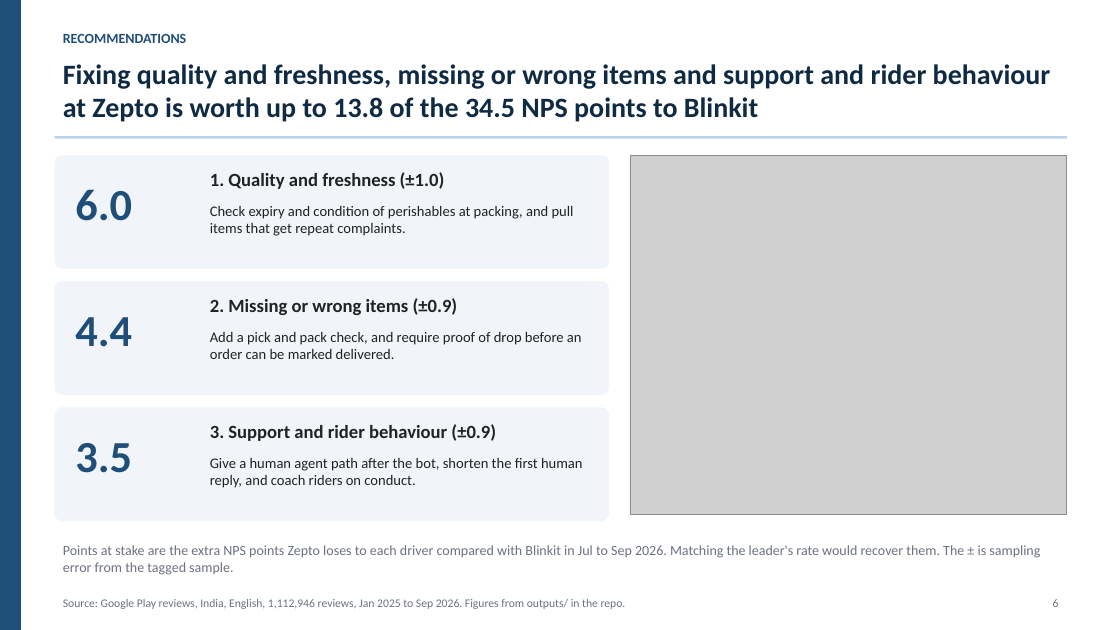
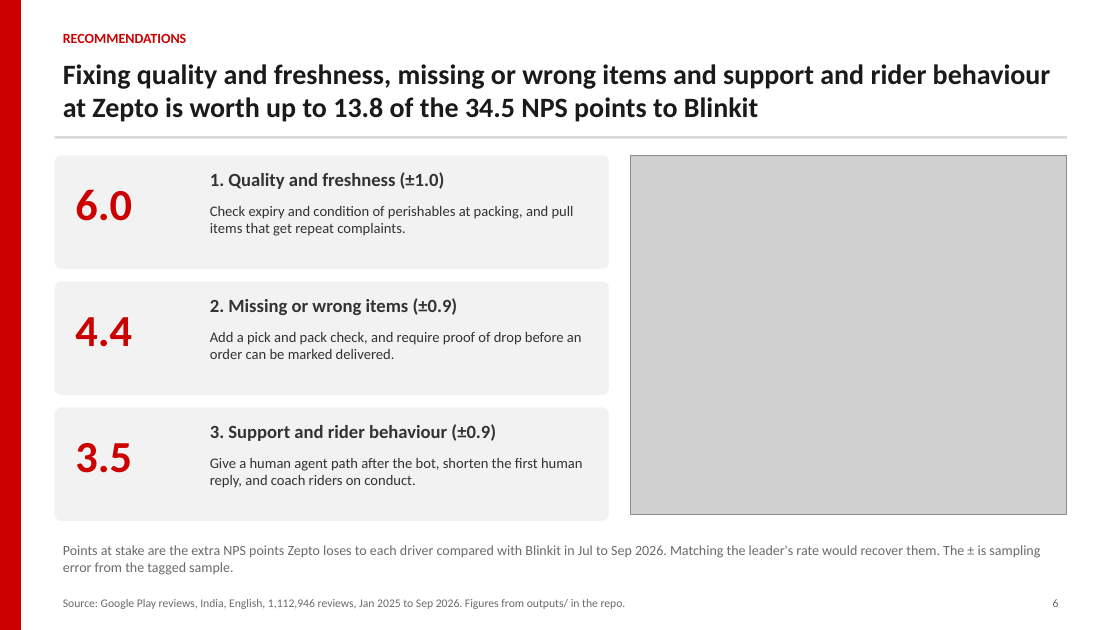
Before and after one commit to kaasyapv/Quick-Commerce-NPS-Benchmark-from-App-Reviews, a slide deck: slide 6 of deck/qcom_nps.pptx. Drawn at 1120x630 pixels with LibreOffice and Linux fonts; fonts in the diff are those of the drawing; grey boxes stand for pictures. Boxes give left, top, right and bottom in pixels: in the first picture for what was removed or moved away, otherwise in the second. Text is boxed around its words. In the diff, an @@ line names an element or a change of style, - is before the commit and + after.

```diff
--- a/deck/qcom_nps.pptx
+++ b/deck/qcom_nps.pptx
@@ rectangle at [0, 0, 21, 630]: fill #1F4E79 to #CC0000 @@
@@ text "Fixing quality and freshness, missing ..." at [63, 64, 1051, 122]: text colour #0F2A43 to #1A1A1A @@
@@ rectangle at [55, 136, 1067, 139]: fill #BBD3EA to #D9D9D9 @@
@@ fill #F1F5F9 to #F2F2F2 in 3 elements at [55, 155, 609, 269], [55, 281, 609, 395], [55, 408, 609, 521] @@
@@ text colour #1F4E79 to #CC0000 in 4 elements at [63, 33, 186, 43], [75, 189, 132, 221], [75, 317, 132, 347], [75, 443, 132, 473] @@
@@ text colour #222222 to #333333 in 6 elements at [210, 172, 445, 189], [210, 206, 574, 236], [210, 298, 458, 315], [210, 332, 582, 359], [210, 424, 496, 441], [210, 458, 583, 488] @@
@@ text colour #6B7280 to #6B6B6B in 3 elements at [63, 599, 626, 609], [1053, 599, 1059, 607], [63, 545, 1040, 575] @@
```
Also in this commit, not shown: 6 other slides changed, 2 other files.
